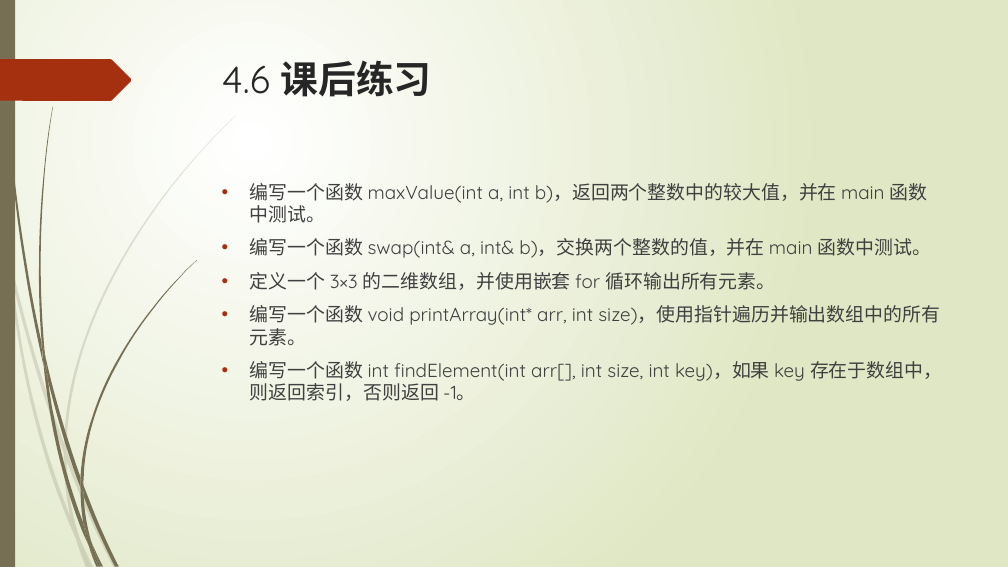
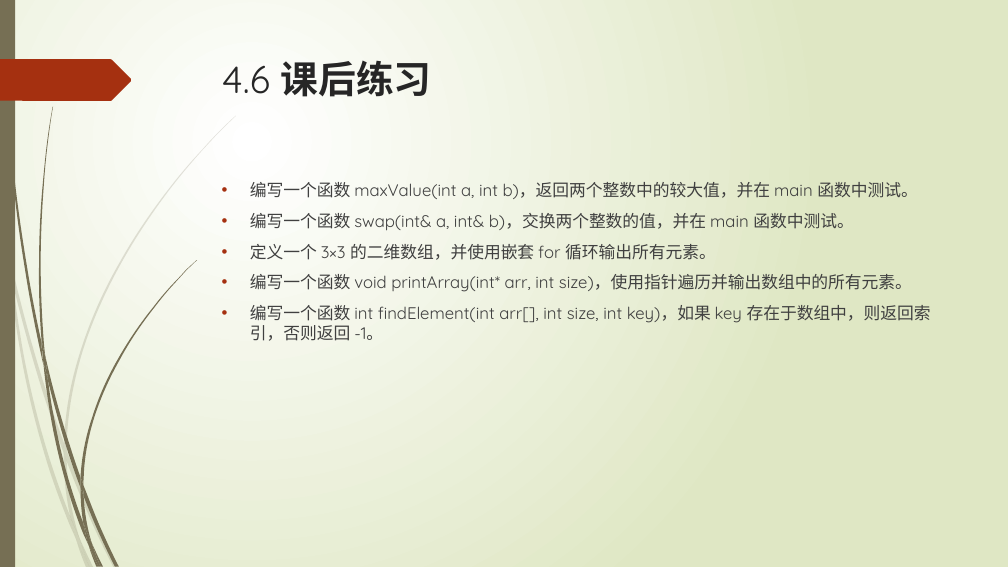
Before and after one commit to liuty2006/learn, a slide deck: slide 53 of learn_cpp/docs/C++语言培训.pptx. Drawn at 1008x567 pixels with LibreOffice and Linux fonts; fonts in the diff are those of the drawing. Boxes give left, top, right and bottom in pixels: in the first picture for what was removed or moved away, otherwise in the second. Text is boxed around its words. In the diff, an @@ line names an element or a change of style, - is before the commit and + after.

```diff
--- a/learn_cpp/docs/C++语言培训.pptx
+++ b/learn_cpp/docs/C++语言培训.pptx
@@ text "编写一个函数 maxValue(int a, int b)，返回两个整数中的较大值，并在 ..." at (250, 182, 931, 341): size 18 to 16 pt @@
```
Also in this commit, not shown: 1 other slide changed, 5 other files.
